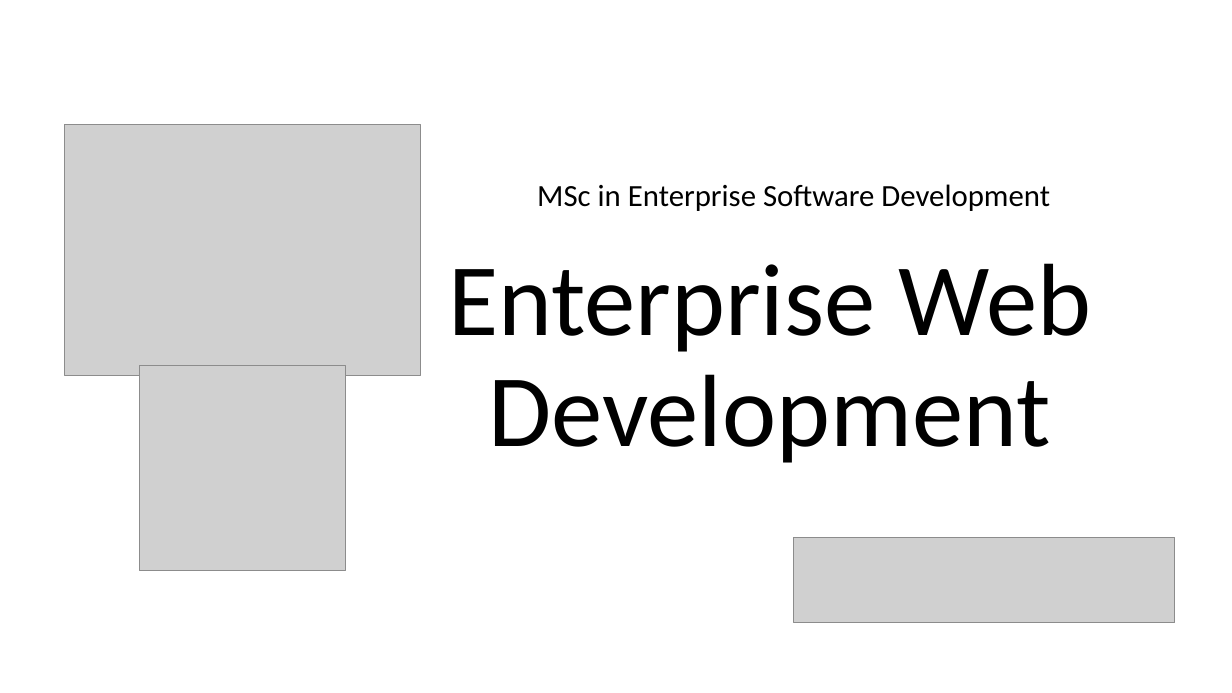
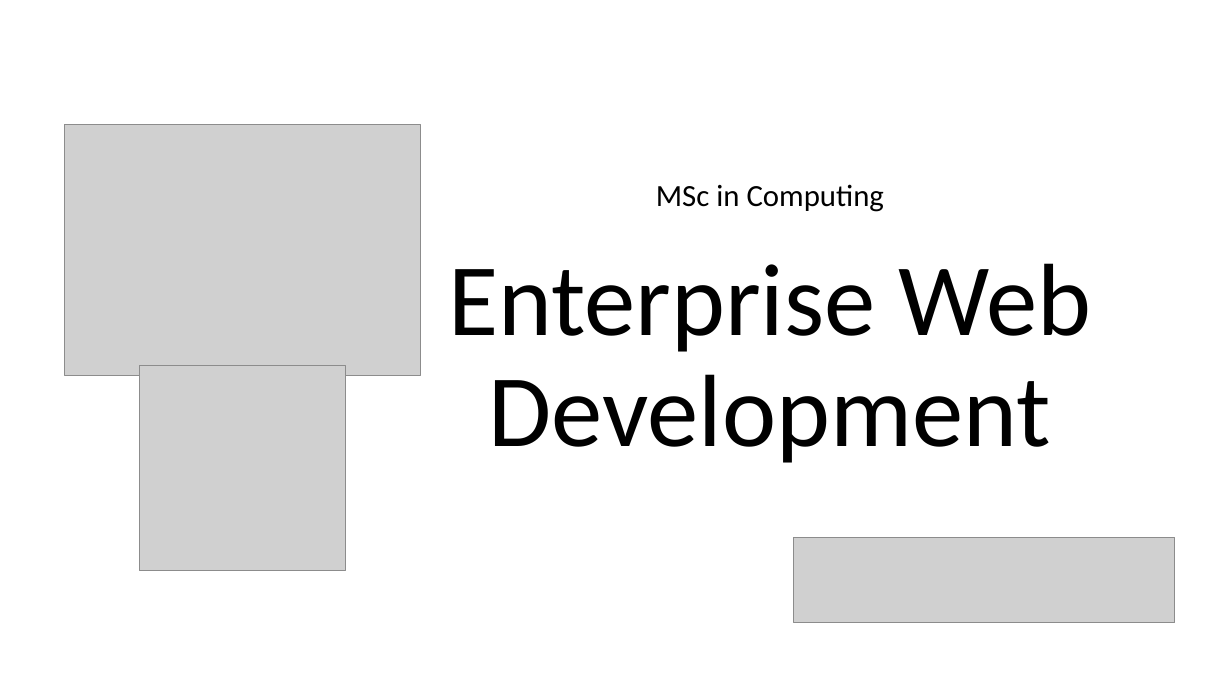
Before and after one commit to diarmuidoconnor/ict-2021, a slide deck: slide 1 of admin/splachscreen/splash.pptx. Drawn at 1232x693 pixels with LibreOffice and Linux fonts; fonts in the diff are those of the drawing; grey boxes stand for pictures. Boxes give left, top, right and bottom in pixels: in the first picture for what was removed or moved away, otherwise in the second. Text is boxed around its words. In the diff, an @@ line names an element or a change of style, - is before the commit and + after.

```diff
--- a/admin/splachscreen/splash.pptx
+++ b/admin/splachscreen/splash.pptx
@@ subtitle at [656,184,884,212]: text changed @@
-MSc in Enterprise Software Development
+MSc in Computing
```
Also in this commit, not shown: 44 other files.
